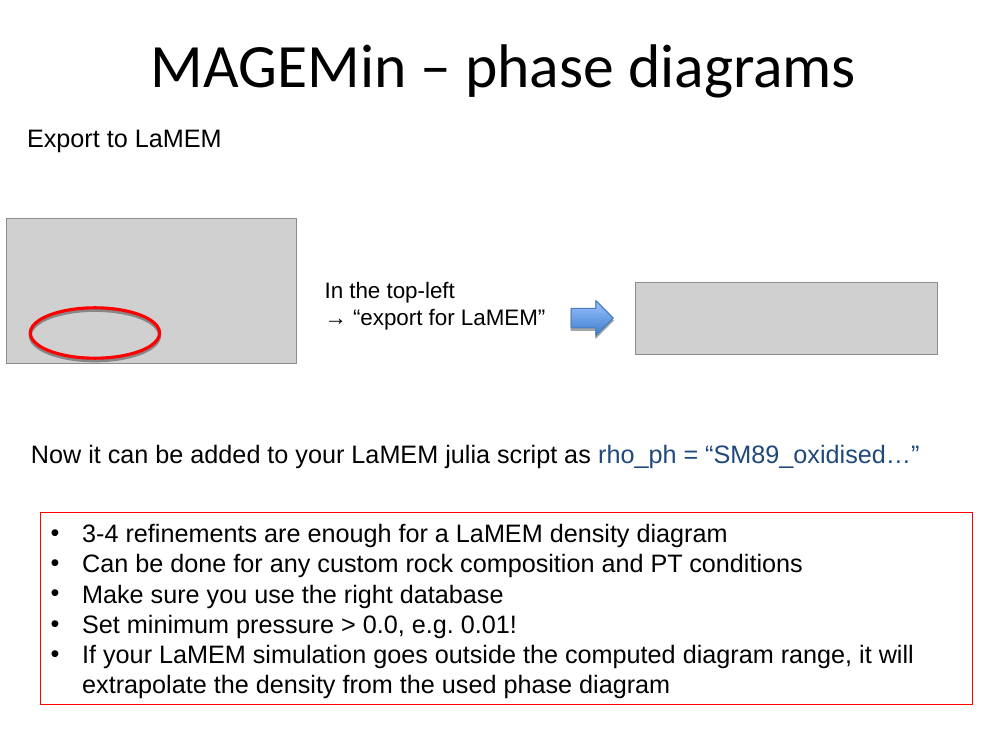
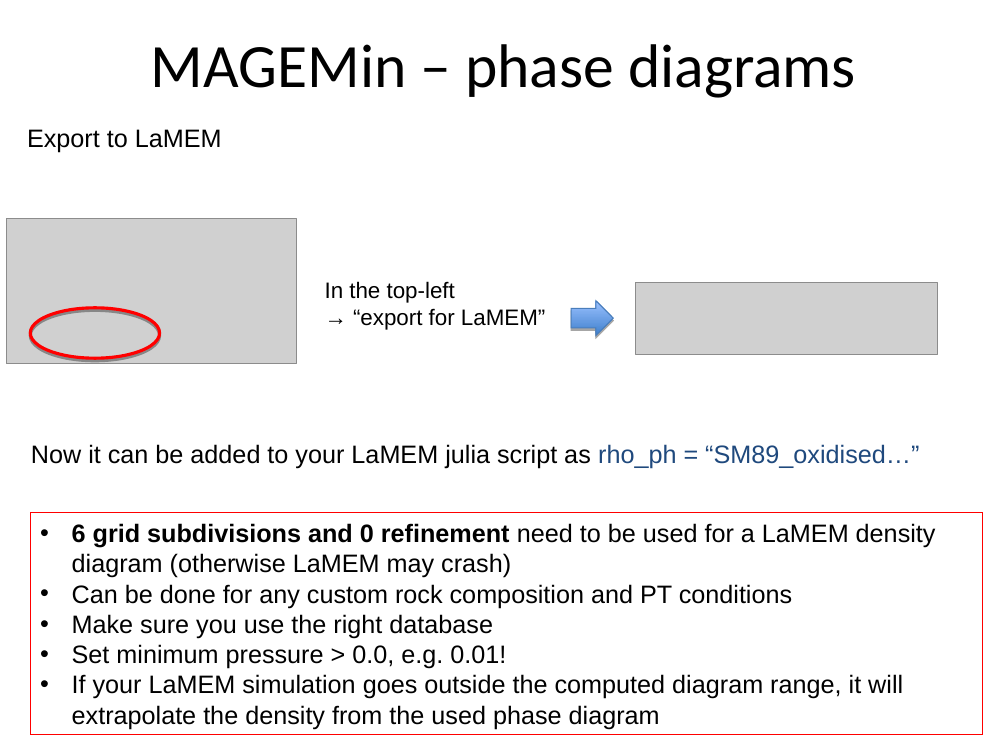
Before and after one commit to NicolasRiel/Heidelberg_LaMEM_course, a slide deck: slide 8 of ppt/Day2_B_density_diagrams_MAGEMin.ppt. Drawn at 1008x756 pixels with LibreOffice and Linux fonts; fonts in the diff are those of the drawing; grey boxes stand for pictures. Boxes give left, top, right and bottom in pixels: in the first picture for what was removed or moved away, otherwise in the second. Text is boxed around its words. In the diff, an @@ line names an element or a change of style, - is before the commit and + after.

Commit message:
corrected MAGEMin ppt

```diff
--- a/ppt/Day2_B_density_diagrams_MAGEMin.ppt
+++ b/ppt/Day2_B_density_diagrams_MAGEMin.ppt
@@ rectangle "6 grid subdivisions and 0 ...": place and size @@
-rectangle "6 grid subdivisions and 0 ..." at (40, 512, 972, 704)
+rectangle "6 grid subdivisions and 0 ..." at (30, 512, 983, 734)
@@ text in rectangle at (72, 523, 936, 578): text changed @@
-• 3-4 refinements are enough for a LaMEM density diagram
+• 6 grid subdivisions and 0 refinement need to be used for a LaMEM density diagram (otherwise LaMEM may crash)
```
Also in this commit, not shown: 1 other file.
